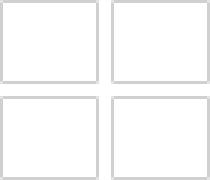
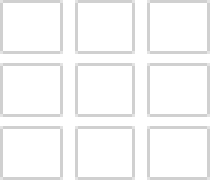
Layer changes from the first (210, 180) image to the second:
hid group "gallery" (1st of 2) (6 layers) over (3, 3, 207, 177)
hid group "text" (1 layers) over (3, 3, 96, 81)
added group "gallery" (2nd of 2) with 12 layers above "profiles" over (3, 3, 207, 177)
added group "profiles copy 2" with 3 layers in group "gallery" over (3, 66, 207, 114)
added layer "Rectangle 1 copy" (1st of 14, in "gallery" › "profiles copy 2") in group "profiles copy 2" over (78, 66, 132, 114)
added layer "Rectangle 1 copy" (2nd of 14, in "gallery" › "profiles copy 2") in group "profiles copy 2" over (3, 81, 60, 99)
added layer "Rectangle 1 copy" (3rd of 14, in "gallery" › "profiles copy 2") in group "profiles copy 2" over (150, 81, 207, 99)
added group "profiles copy" with 3 layers in group "gallery" over (60, 129, 150, 177)
added layer "Rectangle 1 copy" (4th of 14, in "gallery" › "profiles copy") in group "profiles copy" over (96, 129, 114, 177)
added group "profiles copy 3" with 3 layers in group "gallery" over (60, 3, 150, 51)
added layer "Rectangle 1 copy" (7th of 14, in "gallery" › "profiles copy 3") in group "profiles copy 3" over (96, 3, 114, 51)
